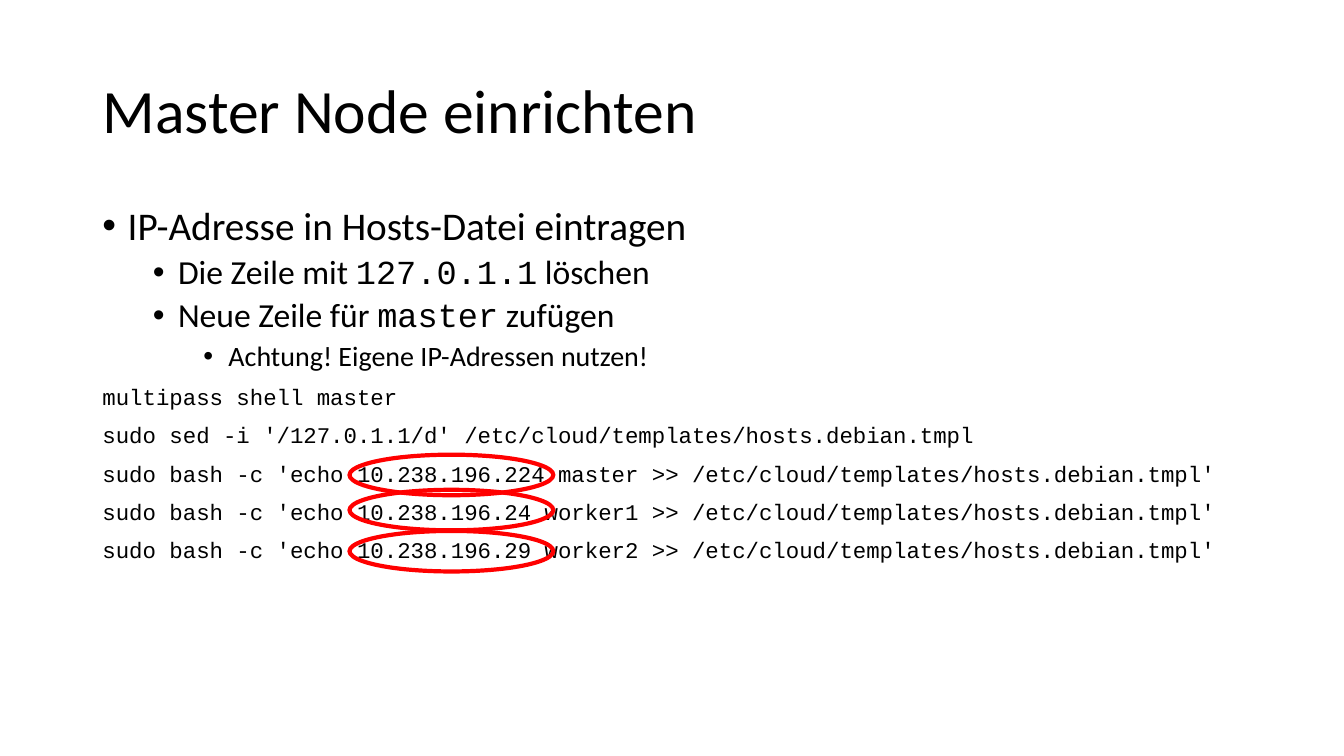
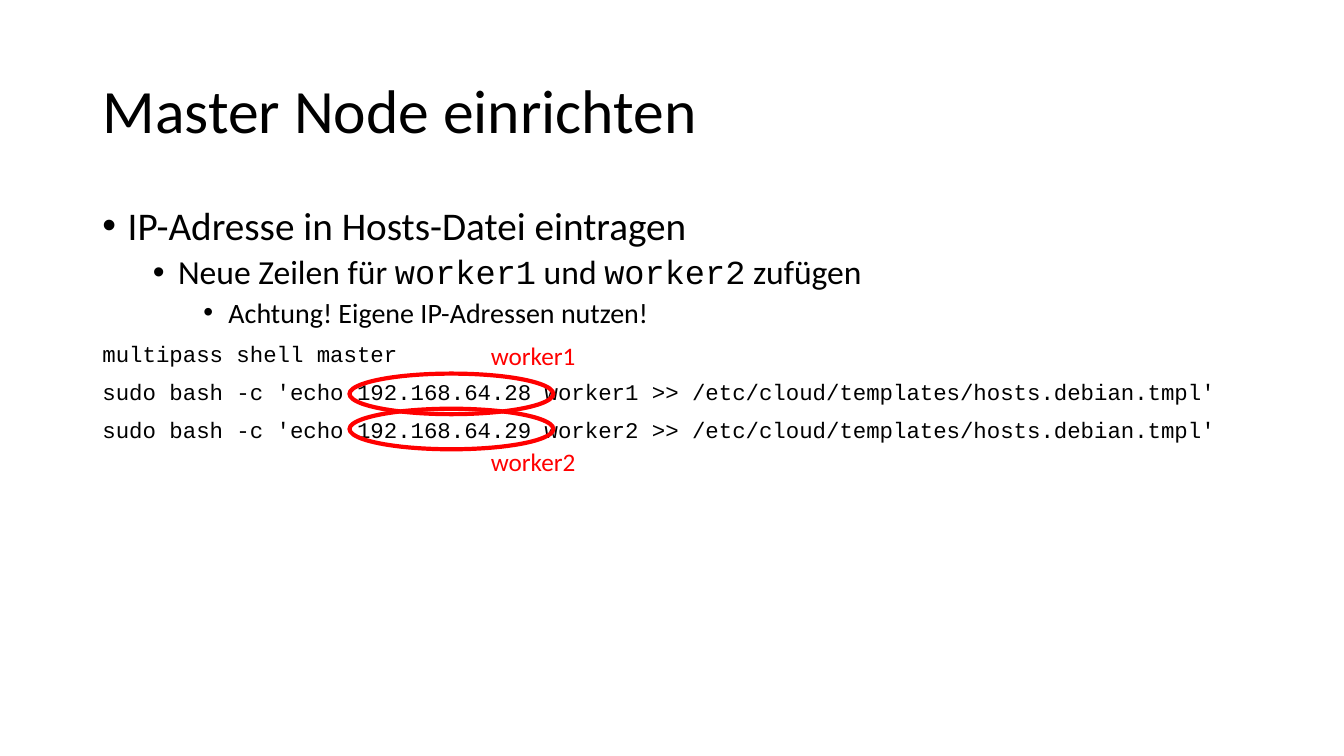
Before and after one commit to igeldo/PR4-SoSe23, a slide deck: slide 9 of sample/kubernetes/Bring your own device - Teil 1.pptx. Drawn at 1344x756 pixels with LibreOffice and Linux fonts; fonts in the diff are those of the drawing. Boxes give left, top, right and bottom in pixels: in the first picture for what was removed or moved away, otherwise in the second. Text is boxed around its words. In the diff, an @@ line names an element or a change of style, - is before the commit and + after.

```diff
--- a/sample/kubernetes/Bring your own device - Teil 1.pptx
+++ b/sample/kubernetes/Bring your own device - Teil 1.pptx
@@ text at (x1=178, y1=260, x2=862, y2=290): text changed @@
-  • Die Zeile mit 127.0.1.1 löschen
-  • Neue Zeile für master zufügen
+  • Neue Zeilen für worker1 und worker2 zufügen
@@ text added at (x1=491, y1=347, x2=576, y2=365), 18 pt, text #FF0000 @@
+worker1
@@ text at (x1=102, y1=384, x2=1215, y2=445): text changed @@
-sudo sed -i '/127.0.1.1/d' /etc/cloud/templates/hosts.debian.tmpl
-sudo bash -c 'echo 10.238.196.224 master >> /etc/cloud/templates/hosts.debian.tmpl'
-sudo bash -c 'echo 10.238.196.24 worker1 >> /etc/cloud/templates/hosts.debian.tmpl'
-sudo bash -c 'echo 10.238.196.29 worker2 >> /etc/cloud/templates/hosts.debian.tmpl'
+sudo bash -c 'echo 192.168.64.28 worker1 >> /etc/cloud/templates/hosts.debian.tmpl'
+sudo bash -c 'echo 192.168.64.29 worker2 >> /etc/cloud/templates/hosts.debian.tmpl'
@@ ellipse moved from (x1=350, y1=455, x2=554, y2=495) to (x1=350, y1=374, x2=554, y2=414) @@
@@ ellipse moved from (x1=350, y1=490, x2=554, y2=530) to (x1=350, y1=409, x2=554, y2=450) @@
@@ text added at (x1=491, y1=453, x2=576, y2=471), 18 pt, text #FF0000 @@
+worker2
@@ ellipse removed at (x1=350, y1=531, x2=554, y2=572) @@
```
Also in this commit, not shown: 7 other slides changed, 1 other file.
